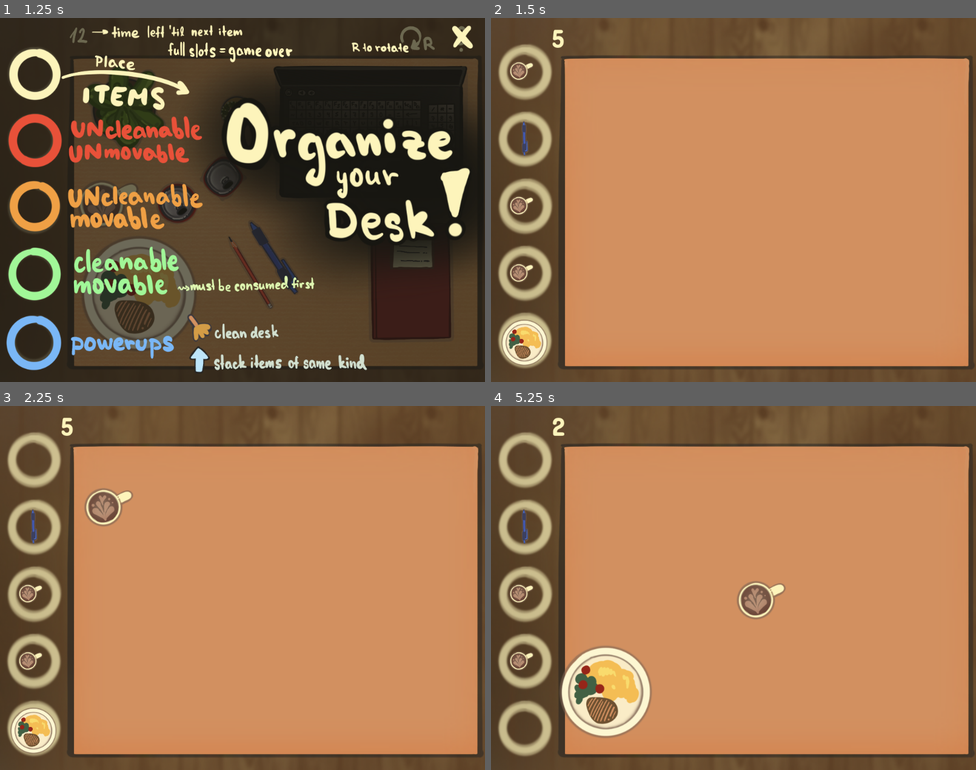
Above: before the commit, frames 1-4 (two rows, left to right).
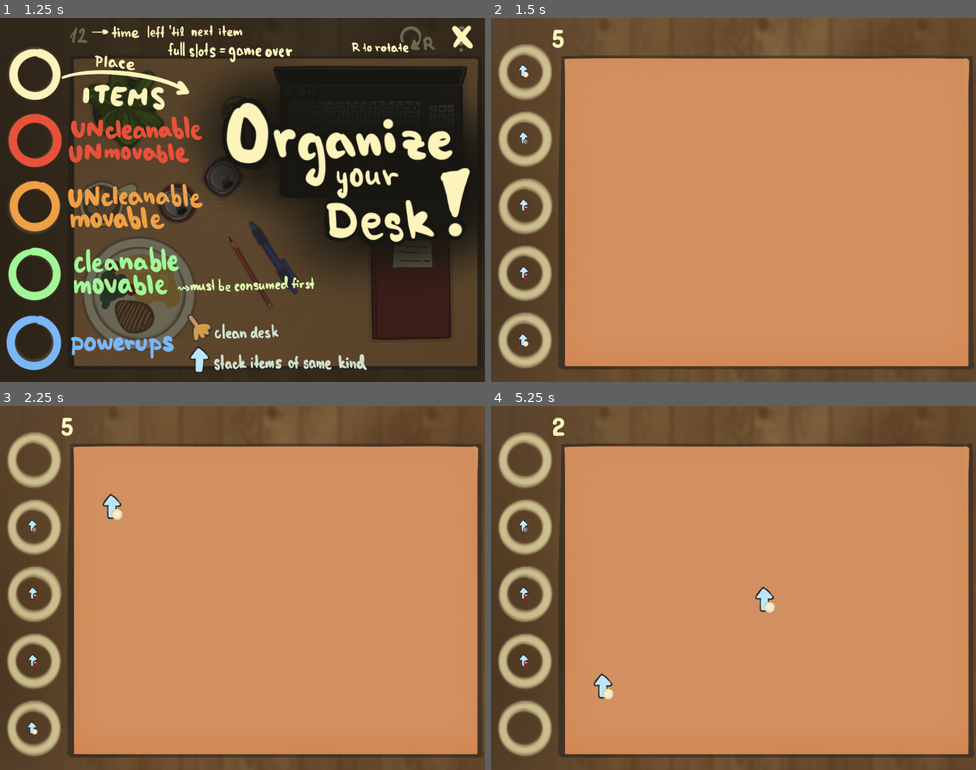
Above: after the commit, the same moments.

Repository: Nekaque/GJTraining
Game: Godot game, scene res://scenes/menu.tscn
The game is run twice, just before and just after one commit, with the same random seed, the same clock (stepped at 60 frames per second) and the same inputs.
Inputs (mouse positions are in pixels of both pictures, inside the frame that each line leads up to):
- Up to frame 1 (1.25 s): click (242, 167) at 0.5 s
- Up to frame 2 (1.5 s): click (951, 36) at 1.25 s
- Up to frame 3 (2.25 s): tap Enter at 2 s; drag from (33, 460) to (276, 598) at 2.02 s
- Up to frame 4 (5.25 s): tap Space at 2.75 s; drag from (524, 529) to (767, 598) at 2.77 s; move the mouse to (524, 595) at 3.52 s; press the mouse at (524, 595) at 3.53 s; release the mouse at (524, 595) at 4.25 s; tap Enter at 4.25 s; drag from (524, 664) to (767, 606) at 4.27 s; drag from (524, 729) to (767, 598) at 5.02 s

Frame 1 is identical in both runs. In frame 2, 1.5% of the frame differs, in the area x 2-12%, y 12-96%; in frame 3, 2.1%; in frame 4, 4.9%, in the area x 3-61%, y 28-92%.

Commit message:
poerups added

Diff:
--- a/assets/animations.tres
+++ b/assets/animations.tres
@@ -1,11 +1,16 @@
-[gd_resource type="SpriteFrames" load_steps=17 format=3 uid="uid://i3q5stne2j80"]
+[gd_resource type="SpriteFrames" load_steps=22 format=3 uid="uid://i3q5stne2j80"]
 
 [ext_resource type="Texture2D" uid="uid://dp26t5k7f8ffo" path="res://assets/items_temp.png" id="1_m1nji"]
+[ext_resource type="Texture2D" uid="uid://cey6uysj2hssl" path="res://assets/upgrades.png" id="2_ftkoa"]
 
 [sub_resource type="AtlasTexture" id="AtlasTexture_uuog8"]
 atlas = ExtResource("1_m1nji")
 region = Rect2(0, 1500, 200, 300)
 
+[sub_resource type="AtlasTexture" id="AtlasTexture_cama5"]
+atlas = ExtResource("2_ftkoa")
+region = Rect2(128, 0, 62, 72)
+
 [sub_resource type="AtlasTexture" id="AtlasTexture_hv1mp"]
 atlas = ExtResource("1_m1nji")
 region = Rect2(261, 558, 87, 93)
@@ -22,6 +27,10 @@
 atlas = ExtResource("1_m1nji")
 region = Rect2(400, 708, 200, 177)
 
+[sub_resource type="AtlasTexture" id="AtlasTexture_eq58q"]
+atlas = ExtResource("2_ftkoa")
+region = Rect2(66, 0, 62, 72)
+
 [sub_resource type="AtlasTexture" id="AtlasTexture_tw6oh"]
 atlas = ExtResource("1_m1nji")
 region = Rect2(426, 320, 213, 160)
@@ -34,6 +43,10 @@
 atlas = ExtResource("1_m1nji")
 region = Rect2(0, 320, 213, 160)
 
+[sub_resource type="AtlasTexture" id="AtlasTexture_wxrev"]
+atlas = ExtResource("2_ftkoa")
+region = Rect2(190, 0, 62, 72)
+
 [sub_resource type="AtlasTexture" id="AtlasTexture_hkva1"]
 atlas = ExtResource("1_m1nji")
 region = Rect2(0, 1113, 509, 371)
@@ -61,6 +74,10 @@
 [sub_resource type="AtlasTexture" id="AtlasTexture_q10up"]
 atlas = ExtResource("1_m1nji")
 region = Rect2(0, 0, 300, 300)
+
+[sub_resource type="AtlasTexture" id="AtlasTexture_eevxx"]
+atlas = ExtResource("2_ftkoa")
+region = Rect2(4, 0, 62, 72)
 
 [resource]
 animations = [{
@@ -73,6 +90,14 @@
 "speed": 5.0
 }, {
 "frames": [{
+"duration": 1.0,
+"texture": SubResource("AtlasTexture_cama5")
+}],
+"loop": false,
+"name": &"book_up",
+"speed": 5.0
+}, {
+"frames": [{
 "duration": 0.01,
 "texture": SubResource("AtlasTexture_hv1mp")
 }],
@@ -96,6 +121,14 @@
 }, {
 "frames": [{
 "duration": 1.0,
+"texture": SubResource("AtlasTexture_eq58q")
+}],
+"loop": false,
+"name": &"can_up",
+"speed": 5.0
+}, {
+"frames": [{
+"duration": 1.0,
 "texture": SubResource("AtlasTexture_tw6oh")
 }, {
 "duration": 1.0,
@@ -109,6 +142,14 @@
 "speed": 0.25
 }, {
 "frames": [{
+"duration": 1.0,
+"texture": SubResource("AtlasTexture_wxrev")
+}],
+"loop": false,
+"name": &"coffee_up",
+"speed": 5.0
+}, {
+"frames": [{
 "duration": 0.01,
 "texture": SubResource("AtlasTexture_hkva1")
 }],
@@ -153,4 +194,12 @@
 "loop": false,
 "name": &"steak",
 "speed": 0.5
+}, {
+"frames": [{
+"duration": 1.0,
+"texture": SubResource("AtlasTexture_eevxx")
+}],
+"loop": false,
+"name": &"steak_up",
+"speed": 5.0
 }]
--- a/scenes/item.tscn
+++ b/scenes/item.tscn
@@ -38,19 +38,22 @@
 
 [node name="Sprite" type="AnimatedSprite2D" parent="."]
 sprite_frames = ExtResource("1_4gq7n")
-animation = &"steak"
+animation = &"can_up"
 
 [node name="TableColider" type="Area2D" parent="."]
 
 [node name="CollisionShape2D" type="CollisionShape2D" parent="TableColider"]
+visible = false
 position = Vector2(0.5, 0.75)
 shape = SubResource("RectangleShape2D_s8enn")
 
 [node name="PlateCollider" type="CollisionShape2D" parent="."]
+visible = false
 position = Vector2(1, 11)
 shape = SubResource("CircleShape2D_s8enn")
 
 [node name="BookCollider" type="CollisionShape2D" parent="."]
+visible = false
 position = Vector2(1.5, 6)
 shape = SubResource("RectangleShape2D_6muww")
 
@@ -60,26 +63,32 @@
 shape = SubResource("CircleShape2D_d265e")
 
 [node name="CanCollider" type="CollisionShape2D" parent="."]
+visible = false
 position = Vector2(3, 3)
 shape = SubResource("CircleShape2D_ro5b8")
 
 [node name="PcCollider" type="CollisionShape2D" parent="."]
+visible = false
 position = Vector2(-5, 11)
 shape = SubResource("RectangleShape2D_5vp5n")
 
 [node name="CactusCollider" type="CollisionShape2D" parent="."]
+visible = false
 shape = SubResource("CircleShape2D_vljjh")
 
 [node name="PencilCollider" type="CollisionShape2D" parent="."]
+visible = false
 position = Vector2(6.92873, -2.9126)
 rotation = -0.0274093
 shape = SubResource("RectangleShape2D_v0cwl")
 
 [node name="PenCollider" type="CollisionShape2D" parent="."]
+visible = false
 position = Vector2(1, 2.25)
 shape = SubResource("RectangleShape2D_c4387")
 
 [node name="PlantCollider" type="CollisionShape2D" parent="."]
+visible = false
 shape = SubResource("CircleShape2D_xr48l")
 
 [connection signal="area_entered" from="." to="." method="_on_area_entered"]
--- a/scripts/item.gd
+++ b/scripts/item.gd
@@ -5,8 +5,8 @@
 var init_pos = null
 var on_table = false
 var from = -1
-var animations = ['steak', 'book', 'coffee', 'can', 'pc', 'cactus', 'pencil', 'pen', 'plant']
-@onready var colliders = [$PlateCollider, $BookCollider, $CoffeeCollider, $CanCollider, $PcCollider, $CactusCollider, $PencilCollider, $PenCollider, $PlantCollider]
+var animations = ['steak', 'book', 'coffee', 'can', 'pc', 'cactus', 'pencil', 'pen', 'plant', 'steak_up','book_up', 'coffee_up', 'can_up']
+@onready var colliders = [$PlateCollider, $BookCollider, $CoffeeCollider, $CanCollider, $PcCollider, $CactusCollider, $PencilCollider, $PenCollider, $PlantCollider, $CoffeeCollider, $CoffeeCollider,$CoffeeCollider,$CoffeeCollider]
 @onready var sprite = $Sprite
 var type = -1
 var hover = load("res://assets/buttons/hand_hover.png")
--- a/scripts/main.gd
+++ b/scripts/main.gd
@@ -9,7 +9,7 @@
 var time
 var scale
 var random = RandomNumberGenerator.new()
-var probs = [1, 1, 4, 1, 1, 2, 2,3 ,1]
+var probs = [0, 0, 0, 0, 0, 0, 0, 0 ,0, 1, 1, 1,1]
 var shake = false
 var holding = load("res://assets/buttons/hand_holding.png")
 var default = load("res://assets/buttons/hand_default.png")
Binary file added: assets/upgrades.png
Not shown, added: assets/upgrades.png.import
